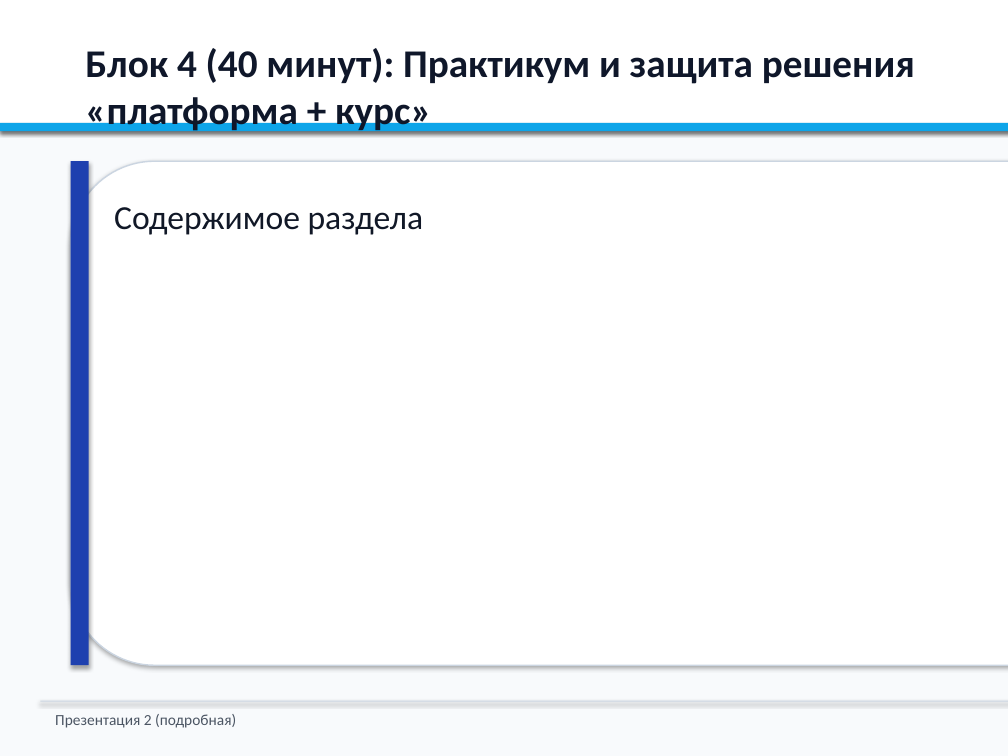
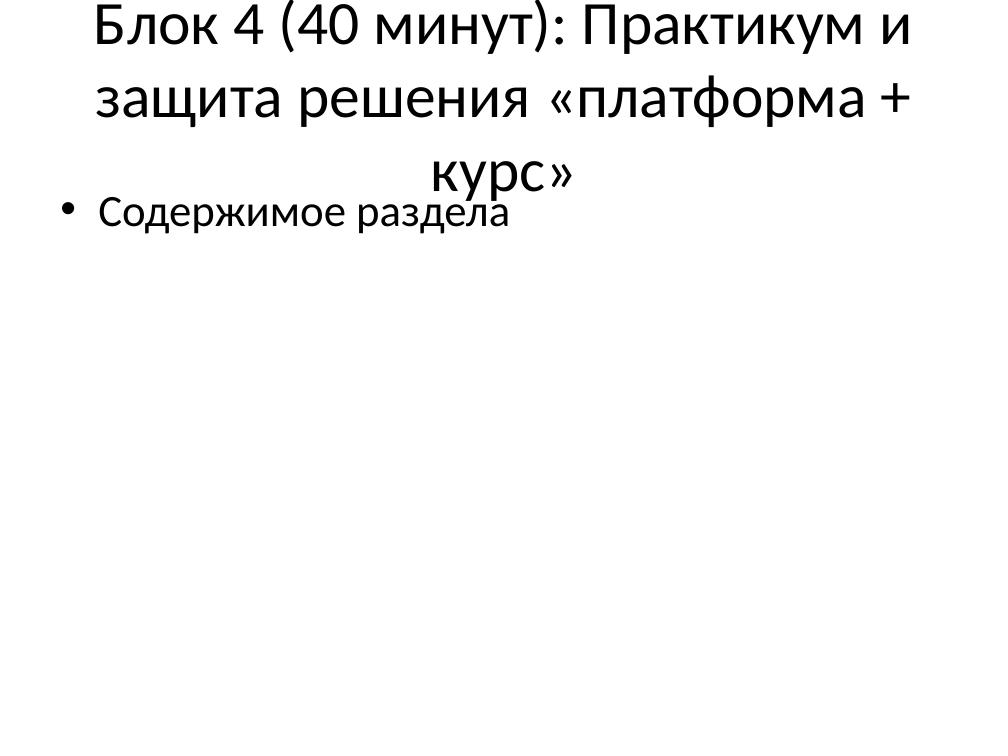
Before and after one commit to NastyaKL95/lms, a slide deck: slide 22 of presentation-topic-2-detailed.pptx. Drawn at 1008x756 pixels with LibreOffice and Linux fonts; fonts in the diff are those of the drawing. Boxes give left, top, right and bottom in pixels: in the first picture for what was removed or moved away, otherwise in the second. Text is boxed around its words. In the diff, an @@ line names an element or a change of style, - is before the commit and + after.

```diff
--- a/presentation-topic-2-detailed.pptx
+++ b/presentation-topic-2-detailed.pptx
@@ background #F8FAFC to #FFFFFF @@
@@ rectangle removed at [0, 0, 1008, 131] @@
@@ title "Блок 4 (40 минут): Практикум ...": place and size @@
-title "Блок 4 (40 минут): Практикум ..." at [85, 48, 915, 134]
+title "Блок 4 (40 минут): Практикум ..." at [94, 0, 912, 127]
@@ title "Блок 4 (40 минут): Практикум ..." at [94, 0, 912, 127]: size 28 to 44 pt, text colour #0F172A to #000000, bold off; alignment left to centre; vertical alignment top to middle @@
@@ rectangle removed at [0, 123, 1008, 131] @@
@@ text "Содержимое раздела": place and size @@
-text "Содержимое раздела" at [114, 207, 424, 235]
+text "Содержимое раздела" at [98, 189, 510, 234]
@@ text "Содержимое раздела" at [98, 189, 510, 234]: size 24 to 32 pt, text colour #111827 to #000000; bullet none to •; more space between paragraphs @@
@@ rounded rectangle removed at [71, 161, 1008, 665] @@
@@ rectangle removed at [71, 161, 89, 665] @@
@@ rectangle removed at [40, 701, 1008, 702] @@
@@ text removed at [55, 714, 236, 728] @@
-Презентация 2 (подробная)
```
Also in this commit, not shown: 26 other slides changed, 1 slide added, 1 slide removed, 2 other files.
